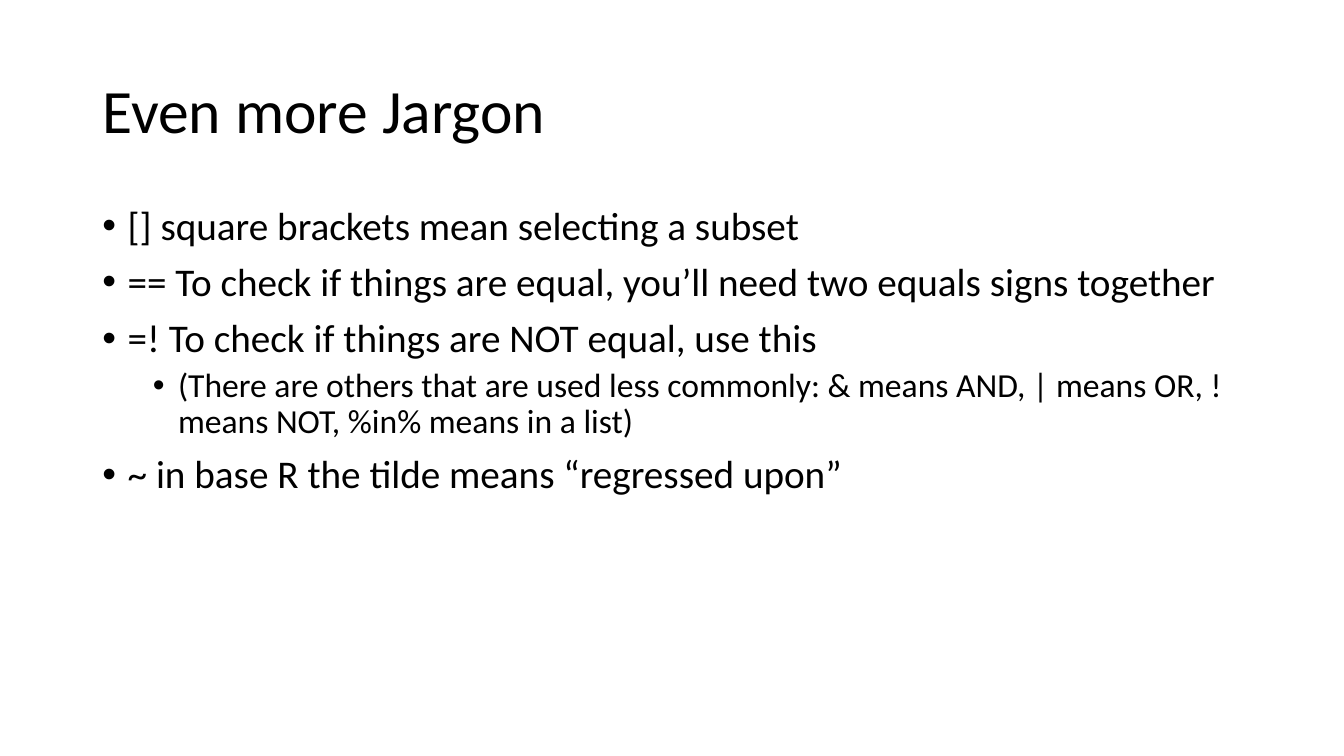
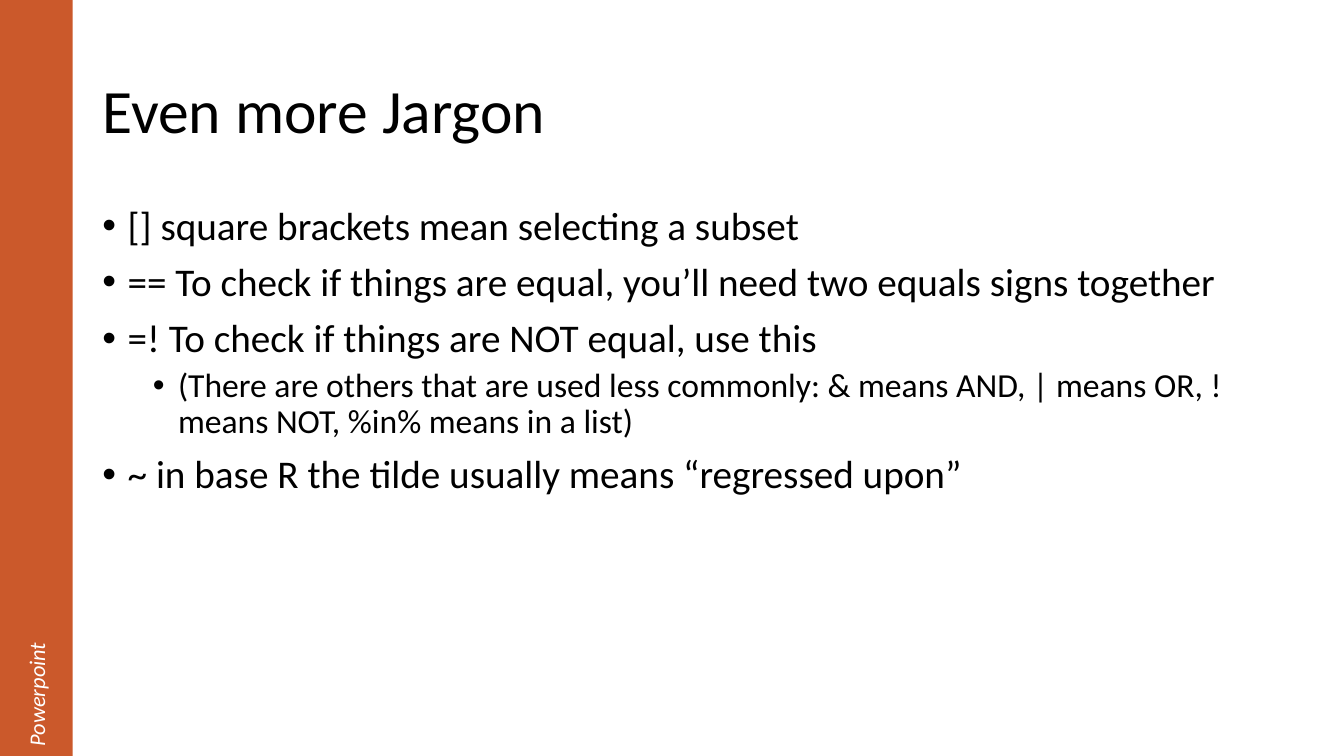
Before and after one commit to justinpriest/R_Intro_ADFG, a slide deck: slide 15 of The Basics of R.pptx (slide 12 before the commit). Drawn at 1344x756 pixels with LibreOffice and Linux fonts; fonts in the diff are those of the drawing. Boxes give left, top, right and bottom in pixels: in the first picture for what was removed or moved away, otherwise in the second. Text is boxed around its words. In the diff, an @@ line names an element or a change of style, - is before the commit and + after.

```diff
--- a/The Basics of R.pptx
+++ b/The Basics of R.pptx
@@ rectangle added at box(0, 0, 73, 756), fill #CB592B, 16 pt, text #FFFFFF, italic @@
+Powerpoint
@@ text at box(156, 460, 962, 495): text changed @@
-• ~ in base R the tilde means “regressed upon”
+• ~ in base R the tilde usually means “regressed upon”
```
Also in this commit, not shown: 31 other slides changed, 8 slides added, 1 other file.
